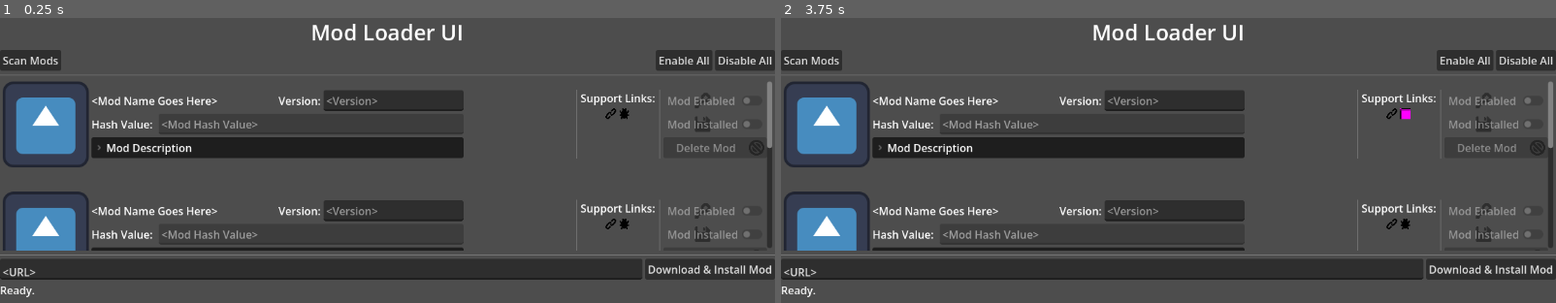
Above: before the commit, frames 1-2 (left to right).
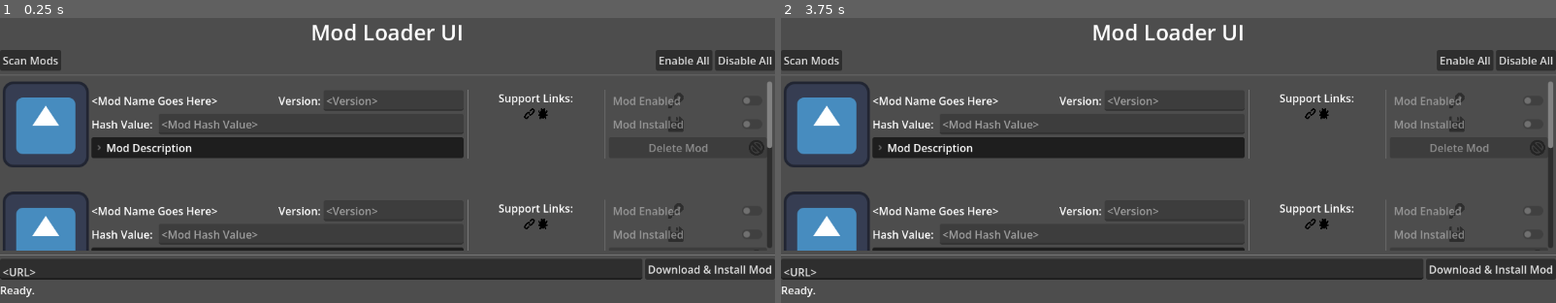
Above: after the commit, the same moments.

Repository: ScorpionInc/Godot-Mod-Loader
Game: Godot game, scene res://ModLoader/ModUI.tscn
Same seed, same stepped clock (60 frames per second), same inputs: the game is played once before the commit and once after it. The engine's default icon, where the game draws it, is replaced by a stand-in: a white triangle on a blue panel in a dark square.
Inputs (mouse positions are in pixels of both pictures, inside the frame that each line leads up to):
- Up to frame 1 (0.25 s): no input
- Up to frame 2 (3.75 s): click "Scan Mods" at 0.5 s; click "Enable All" at 1.25 s; click "Disable All" at 2 s; click (1393, 114) at 2.77 s; click (1408, 114) at 3.52 s

The runs differ from the first frame. In frame 1, 2.0% of the frame differs, in the area x 60-96%, y 25-82%; in frame 2, 2.0%.

Commit message:
Update ModUIPanel.tscn

Diff:
--- a/ModLoader/ModUIPanel.tscn
+++ b/ModLoader/ModUIPanel.tscn
@@ -137,6 +137,7 @@
 layout_mode = 2
 size_flags_horizontal = 3
 placeholder_text = "<Version>"
+editable = false
 
 [node name="HFlowContainer" type="HFlowContainer" parent="MarginContainer/ContentsContainer/IDHBoxContainer/TextVBoxContainer" unique_id=55100123]
 layout_mode = 2
@@ -156,10 +157,16 @@
 folded = true
 title = "Mod Description"
 
-[node name="DescriptionLabel" type="Label" parent="MarginContainer/ContentsContainer/IDHBoxContainer/TextVBoxContainer/FoldableContainer" unique_id=999115394]
+[node name="DescriptionLabel" type="TextEdit" parent="MarginContainer/ContentsContainer/IDHBoxContainer/TextVBoxContainer/FoldableContainer" unique_id=1020757465]
 visible = false
+custom_minimum_size = Vector2(32, 32)
 layout_mode = 2
 text = "<Mod Description Goes Here>"
+placeholder_text = "<Mod Description Goes Here>"
+editable = false
+wrap_mode = 1
+indent_wrapped_lines = true
+scroll_smooth = true
 
 [node name="EndFlowContainer" type="HFlowContainer" parent="MarginContainer/ContentsContainer" unique_id=1921331202]
 layout_mode = 2
@@ -172,6 +179,7 @@
 
 [node name="SupportVBoxContainer" type="VBoxContainer" parent="MarginContainer/ContentsContainer/EndFlowContainer" unique_id=800882155]
 layout_mode = 2
+size_flags_horizontal = 3
 
 [node name="SupportLabel" type="Label" parent="MarginContainer/ContentsContainer/EndFlowContainer/SupportVBoxContainer" unique_id=1515354028]
 layout_mode = 2
@@ -208,6 +216,7 @@
 
 [node name="ActionsVBoxContainer" type="VBoxContainer" parent="MarginContainer/ContentsContainer/EndFlowContainer" unique_id=1789527109]
 layout_mode = 2
+size_flags_horizontal = 3
 alignment = 1
 
 [node name="EnableCheckButton" type="CheckButton" parent="MarginContainer/ContentsContainer/EndFlowContainer/ActionsVBoxContainer" unique_id=1911452380]
